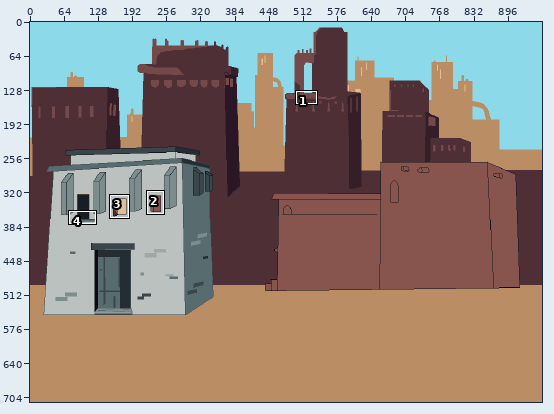
A pixel-art file gets an edit: Personal_Jessica/Entornos/Entrega 8-05/Ciudad-casas.aseprite. Above, an overview of the earlier version with the close-up marked.
Close-up. Before the edit:
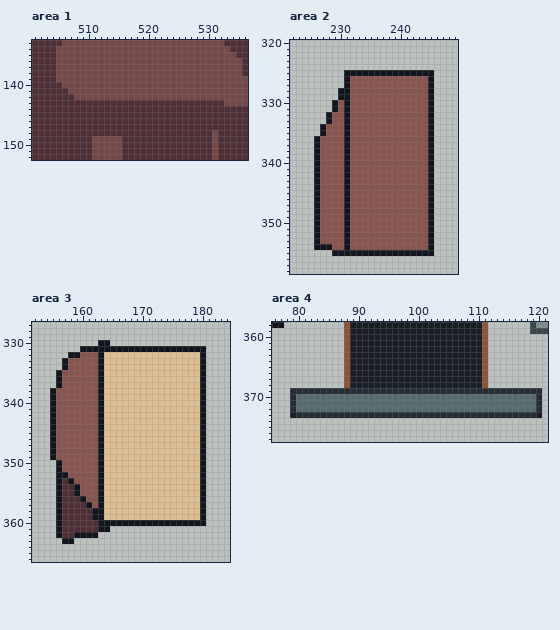
960x712 pixels, 1 frame. Shown: area 1: x 501..536, y 133..152; area 2: x 222..249, y 320..358; area 3: x 152..184, y 327..366; area 4: x 76..121, y 358..377. The commit also changed other parts of the picture, which this record leaves out.
The result:
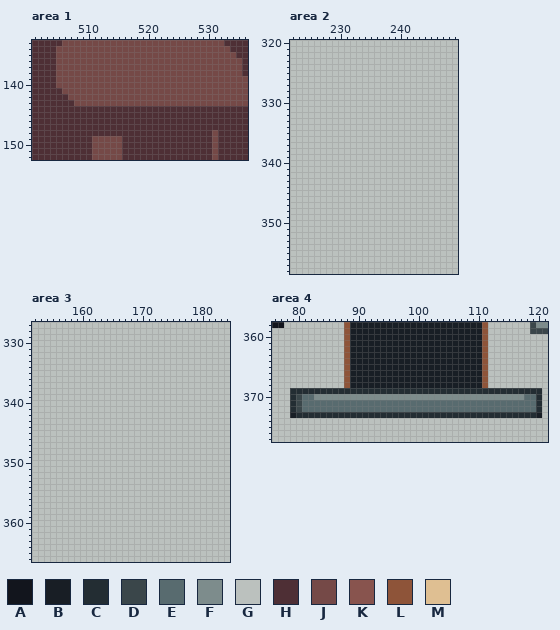
Palette (. is transparent): A #12151d  B #181e25  C #232d33  D #3a464a  E #586b6f  F #7d8c8c  G #bbc1be  H #4e2f35  J #754947  K #88544e  L #8e5439  M #dfbf92
Edits made:
Area 1, layer "Casas medio":
y 140: x 505 H -> J
y 141: x 506 H -> J
y 142: x 507 H -> J
y 143: x 508..532 HHHHHHHHHHHHHHHHHHHHHHHHH -> JJJJJJJJJJJJJJJJJJJJJJJJJ
Area 2, layer "Casa detalle delantera":
y 325: x 231..245 AAAAAAAAAAAAAAA -> GGGGGGGGGGGGGGG
y 326..327: x 231..245 AKKKKKKKKKKKKKA -> GGGGGGGGGGGGGGG
y 328..329: x 230..245 AAKKKKKKKKKKKKKA -> GGGGGGGGGGGGGGGG
y 330..331: x 229..245 AKAKKKKKKKKKKKKKA -> GGGGGGGGGGGGGGGGG
y 332..333: x 228..245 AKKAKKKKKKKKKKKKKA -> GGGGGGGGGGGGGGGGGG
y 334..335: x 227..245 AKKKAKKKKKKKKKKKKKA -> GGGGGGGGGGGGGGGGGGG
y 336..353: x 226..245 AKKKKAKKKKKKKKKKKKKA -> GGGGGGGGGGGGGGGGGGGG
y 354: x 226..245 AAAKKAKKKKKKKKKKKKKA -> GGGGGGGGGGGGGGGGGGGG
y 355: x 229..245 AAAAAAAAAAAAAAAAA -> GGGGGGGGGGGGGGGGG
Area 3, layer "Casa detalle delantera":
y 330: x 163..164 AA -> GG
y 331: x 160..180 AAAAAAAAAAAAAAAAAAAAA -> GGGGGGGGGGGGGGGGGGGGG
y 332: x 158..180 AAKKKAMMMMMMMMMMMMMMMMA -> GGGGGGGGGGGGGGGGGGGGGGG
y 333..334: x 157..180 AKKKKKAMMMMMMMMMMMMMMMMA -> GGGGGGGGGGGGGGGGGGGGGGGG
y 335..337: x 156..180 AKKKKKKAMMMMMMMMMMMMMMMMA -> GGGGGGGGGGGGGGGGGGGGGGGGG
y 338..349: x 155..180 AKKKKKKKAMMMMMMMMMMMMMMMMA -> GGGGGGGGGGGGGGGGGGGGGGGGGG
y 350..351: x 156..180 AKKKKKKAMMMMMMMMMMMMMMMMA -> GGGGGGGGGGGGGGGGGGGGGGGGG
y 352: x 156..180 AAKKKKKAMMMMMMMMMMMMMMMMA -> GGGGGGGGGGGGGGGGGGGGGGGGG
y 353: x 156..180 AHAKKKKAMMMMMMMMMMMMMMMMA -> GGGGGGGGGGGGGGGGGGGGGGGGG
y 354..355: x 156..180 AHHAKKKAMMMMMMMMMMMMMMMMA -> GGGGGGGGGGGGGGGGGGGGGGGGG
y 356: x 156..180 AHHHAKKAMMMMMMMMMMMMMMMMA -> GGGGGGGGGGGGGGGGGGGGGGGGG
y 357: x 156..180 AHHHHAKAMMMMMMMMMMMMMMMMA -> GGGGGGGGGGGGGGGGGGGGGGGGG
y 358..359: x 156..180 AHHHHHAAMMMMMMMMMMMMMMMMA -> GGGGGGGGGGGGGGGGGGGGGGGGG
y 360: x 156..180 AHHHHHHAAAAAAAAAAAAAAAAAA -> GGGGGGGGGGGGGGGGGGGGGGGGG
y 361: x 156..164 AHHHHHHAA -> GGGGGGGGG
y 362: x 156..162 AHHAAAA -> GGGGGGG
y 363: x 157..158 AA -> GG
Area 4, layer "Casa detalle delantera":
y 370: x 80 E -> D; x 83..117 EEEEEEEEEEEEEEEEEEEEEEEEEEEEEEEEEEE -> FFFFFFFFFFFFFFFFFFFFFFFFFFFFFFFFFFF
y 371..372: x 80 E -> D
Pixel boxes of the changes (left, top, right, bottom) in both close-ups:
changed: (56, 82, 224, 106)
changed: (314, 70, 434, 256)
changed: (50, 340, 206, 544)
changed: (296, 394, 524, 412)
